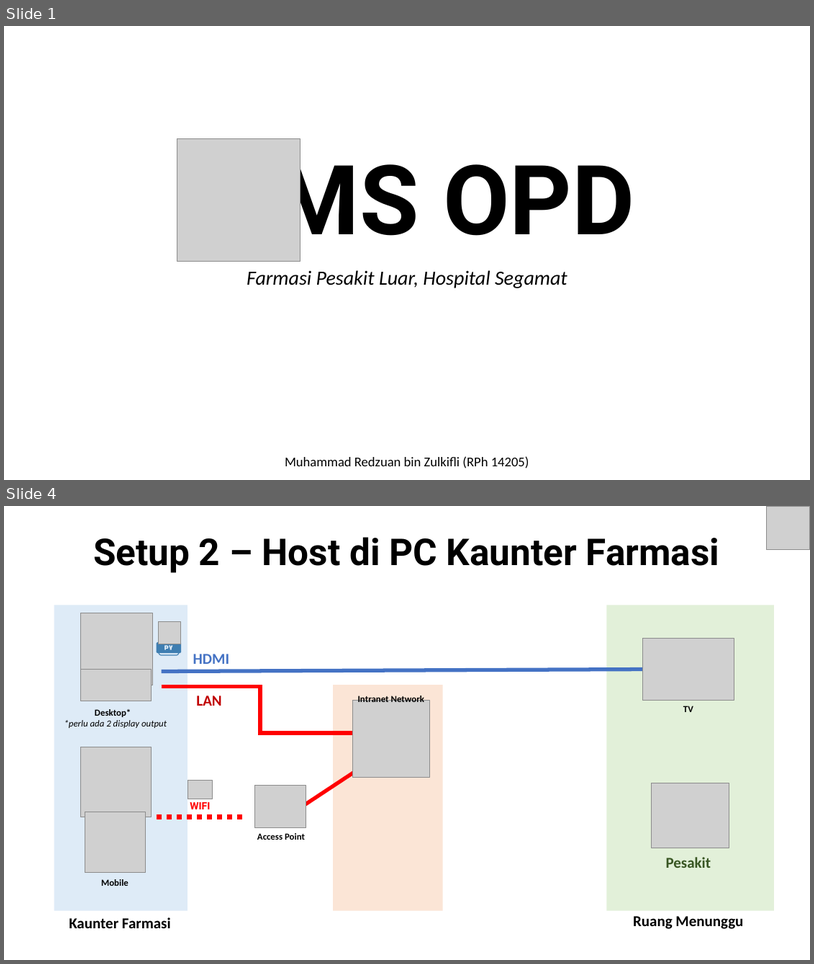
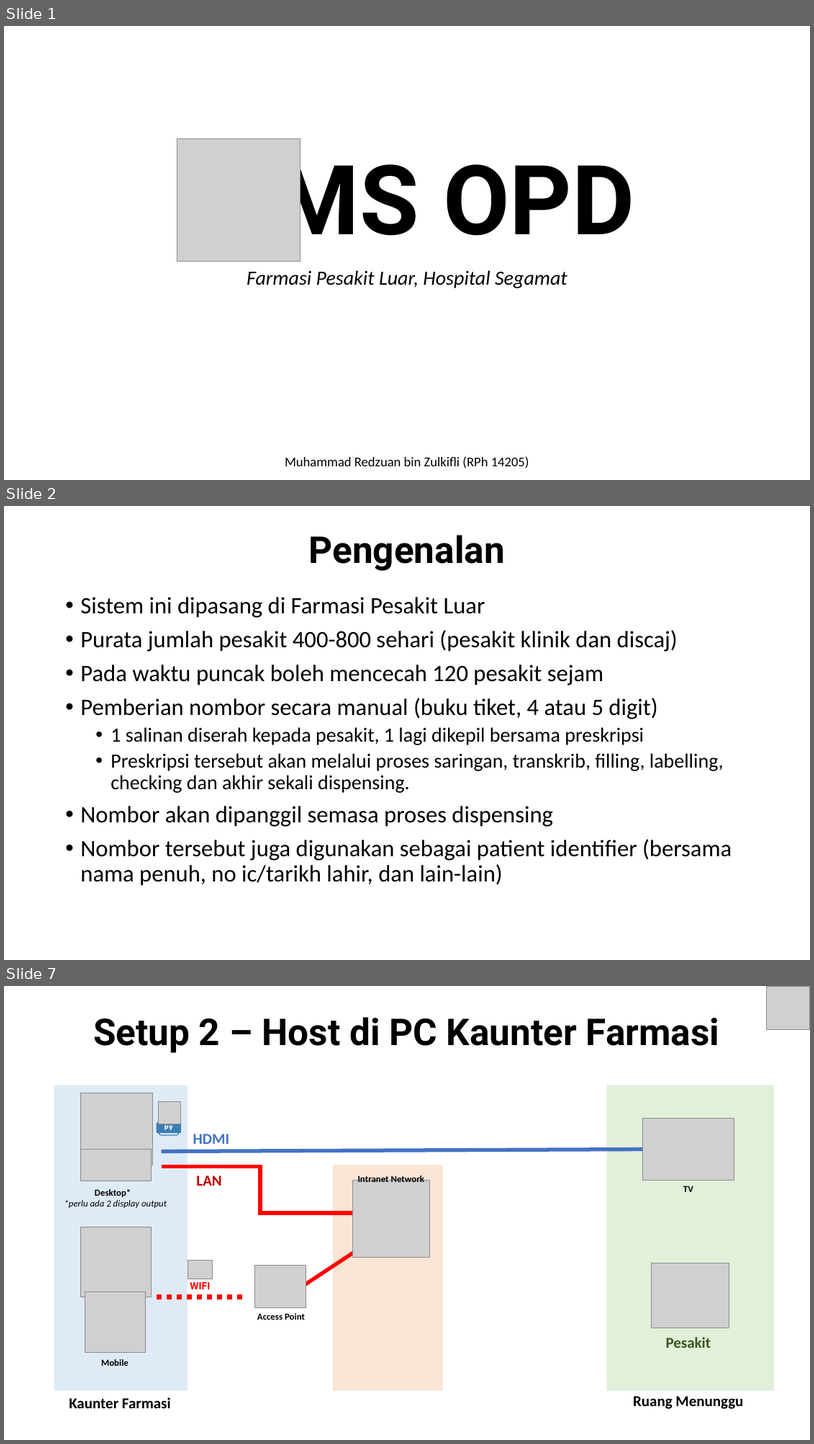
Before and after one commit to pfredz-hsgt/qms-opd, a slide deck: docs/qms-slide/QMS_Slide.pptx. Shown one above the other, each under a label of ours: slides 1 and 4 before the commit, slides 1, 2 and 7 after it; the slides between them are not shown. The pictures are 814x964 and 814x1444 pixels, drawn with LibreOffice and Linux fonts; fonts in the diff are those of the drawing; grey boxes stand for pictures. Boxes give left, top, right and bottom in pixels: in the first picture for what was removed or moved away, otherwise in the second. Text is boxed around its words. In the diff, an @@ line names an element or a change of style, - is before the commit and + after.

```diff
--- a/docs/qms-slide/QMS_Slide.pptx
+++ b/docs/qms-slide/QMS_Slide.pptx
@@ slide 2 added at [4,506,810,960], background #FFFFFF @@
@@ title added at [309,535,505,571], 44 pt, text #000000, bold @@
+Pengenalan
@@ text added at [80,597,732,885], 28 pt, text #000000 @@
+• Sistem ini dipasang di Farmasi Pesakit Luar
+• Purata jumlah pesakit 400-800 sehari (pesakit klinik dan discaj)
+• Pada waktu puncak boleh mencecah 120 pesakit sejam
+• Pemberian nombor secara manual (buku tiket, 4 atau 5 digit)
+  • 1 salinan diserah kepada pesakit, 1 lagi dikepil bersama preskripsi
+  • Preskripsi tersebut akan melalui proses saringan, transkrib, filling, labelling, checking dan akhir sekali dispensing.
+• Nombor akan dipanggil semasa proses dispensing
+• Nombor tersebut juga digunakan sebagai patient identifier (bersama nama penuh, no ic/tarikh lahir, dan lain-lain)
@@ what was slide 4 is now slide 7 @@
```
Also in this commit, not shown: 8 slides changed, 4 other slides added, 1 slide removed, 4 other files.
